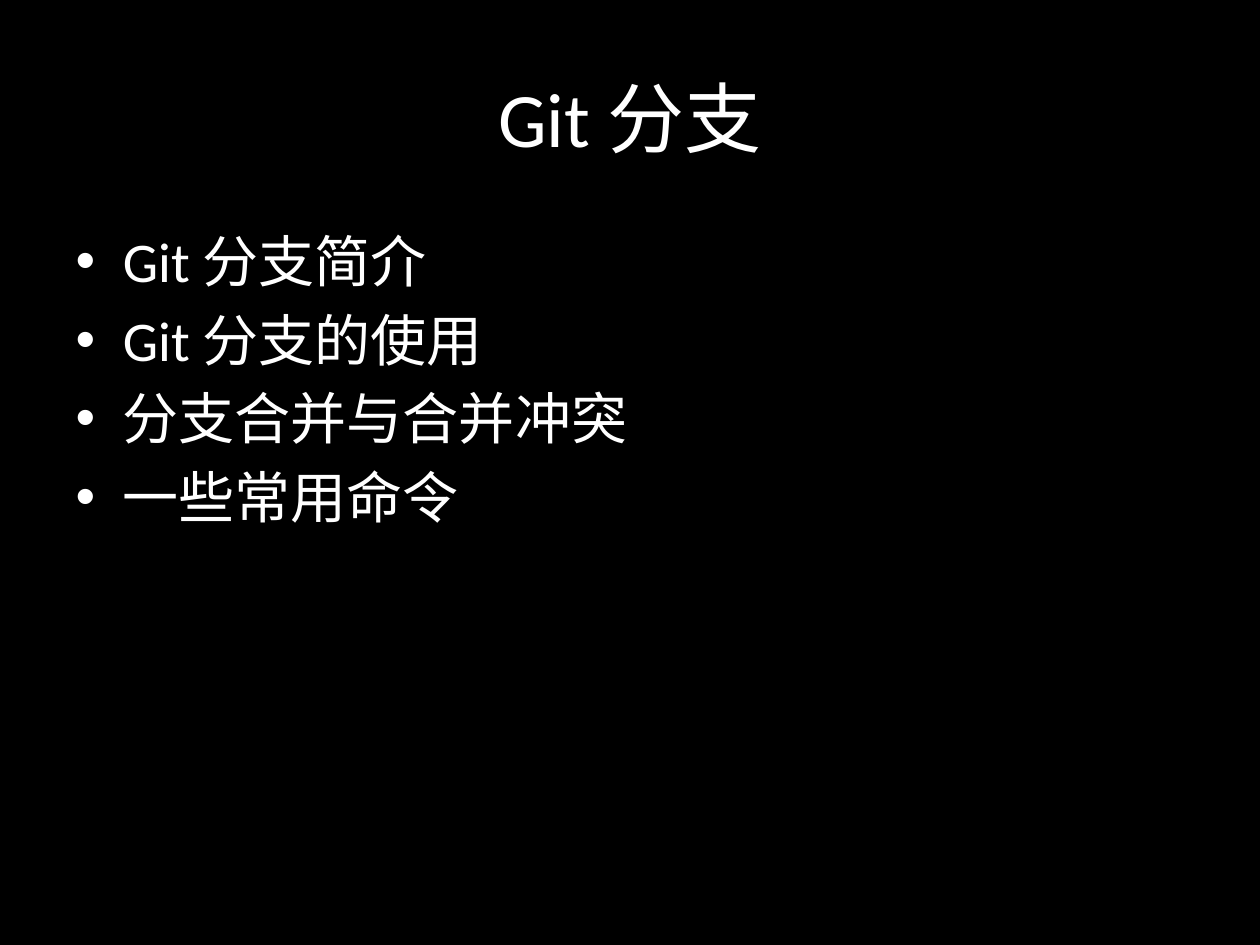
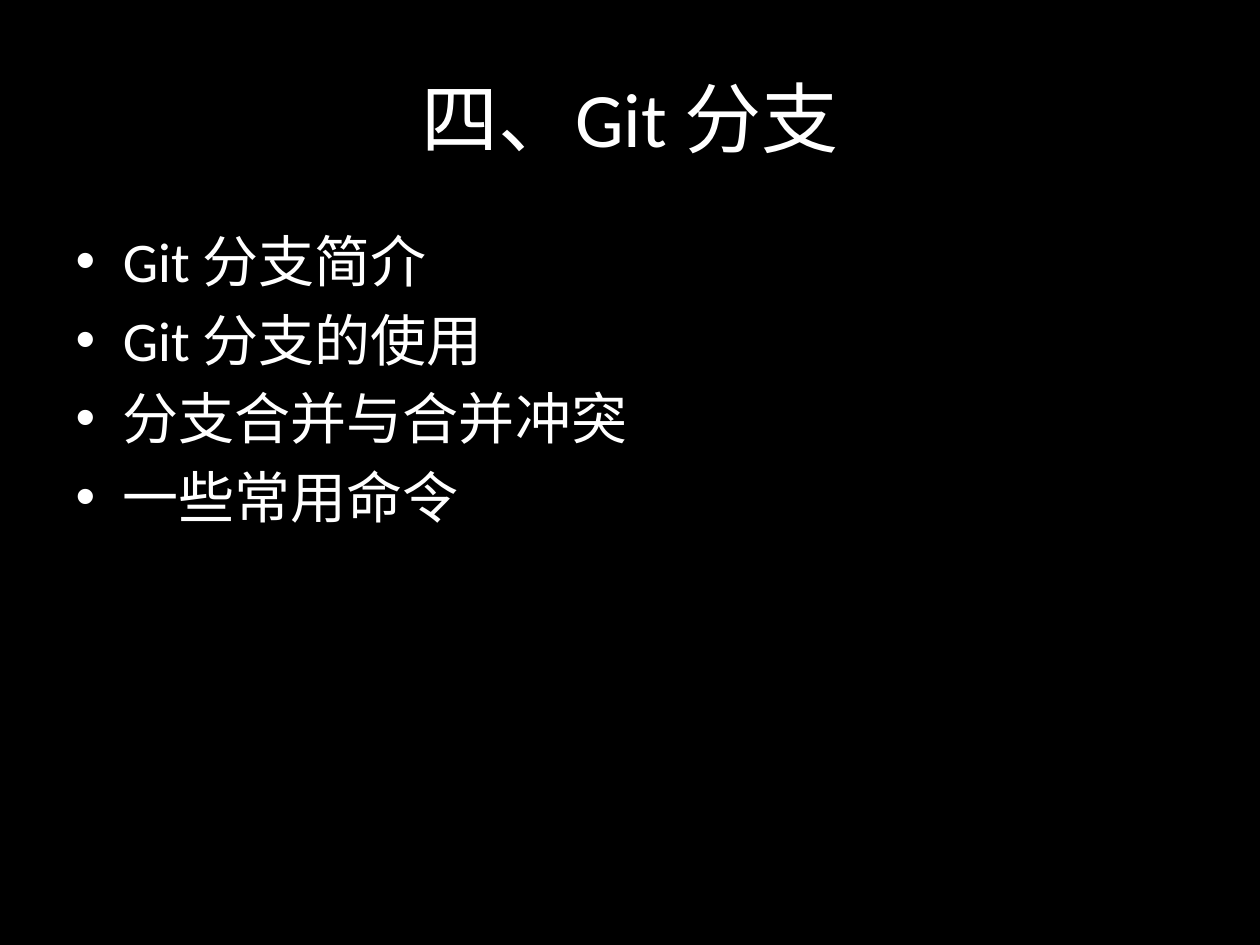
Before and after one commit to sontekliu/git-book, a slide deck: slide 23 of Git.pptx. Drawn at 1260x945 pixels with LibreOffice and Linux fonts; fonts in the diff are those of the drawing. Boxes give left, top, right and bottom in pixels: in the first picture for what was removed or moved away, otherwise in the second. Text is boxed around its words. In the diff, an @@ line names an element or a change of style, - is before the commit and + after.

```diff
--- a/Git.pptx
+++ b/Git.pptx
@@ title at [421, 82, 839, 154]: text changed @@
-Git 分支
+四、Git 分支
```
Also in this commit, not shown: 4 other slides changed, 5 slides added, 1 slide removed.
